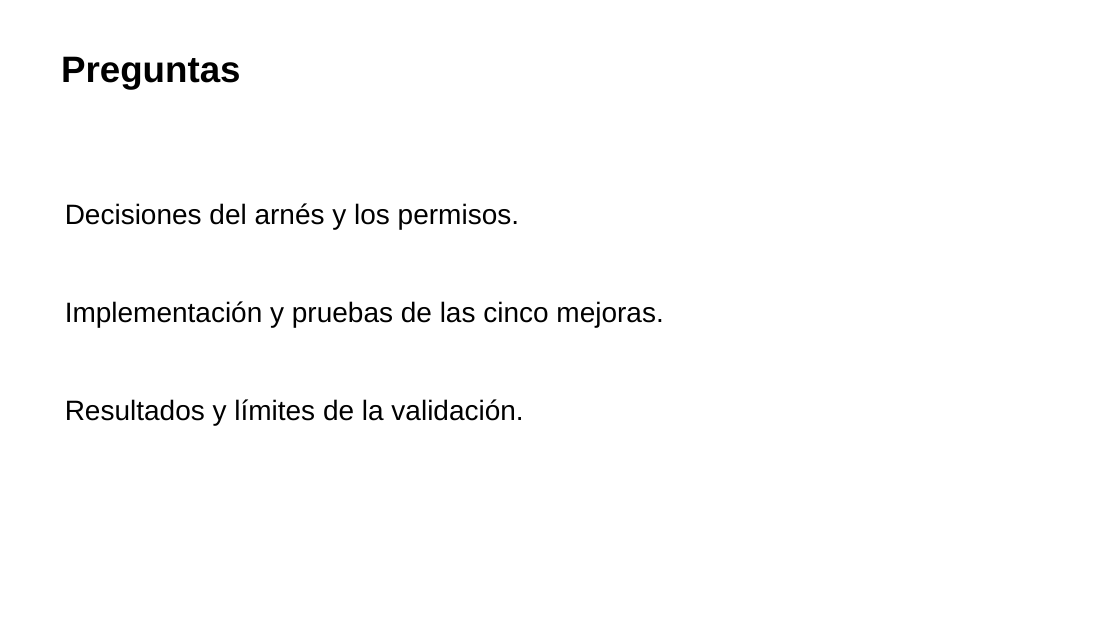
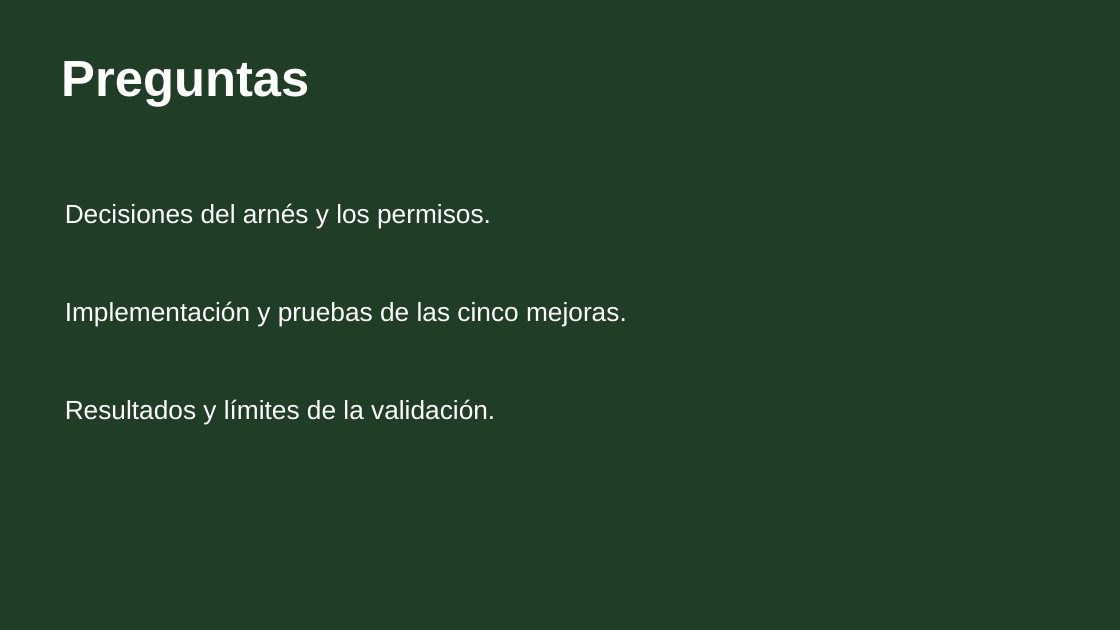
Before and after one commit to carlos-rubio-dev/bovicontrol-pro, a slide deck: slide 17 of docs/integrador/Presentacion.pptx. Drawn at 1120x630 pixels with LibreOffice and Linux fonts; fonts in the diff are those of the drawing. Boxes give left, top, right and bottom in pixels: in the first picture for what was removed or moved away, otherwise in the second. Text is boxed around its words. In the diff, an @@ line names an element or a change of style, - is before the commit and + after.

```diff
--- a/docs/integrador/Presentacion.pptx
+++ b/docs/integrador/Presentacion.pptx
@@ background #FFFFFF to #203D25 @@
@@ text "Preguntas" at bbox=[61, 61, 309, 106]: size 31.5 to 43.5 pt, text colour #000000 to #FFFFFF @@
@@ size 24 to 22.5 pt, text colour #000000 to #FFFFFF in 3 elements at bbox=[65, 203, 491, 228], bbox=[65, 301, 627, 326], bbox=[65, 399, 495, 424] @@
```
Also in this commit, not shown: 16 other slides changed.
